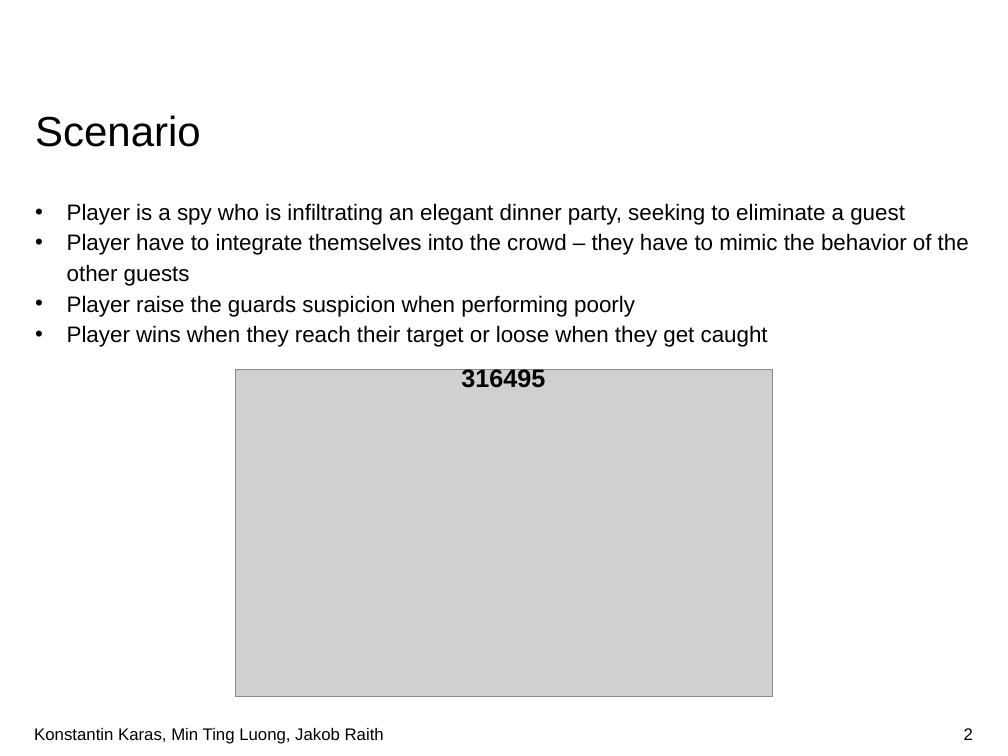
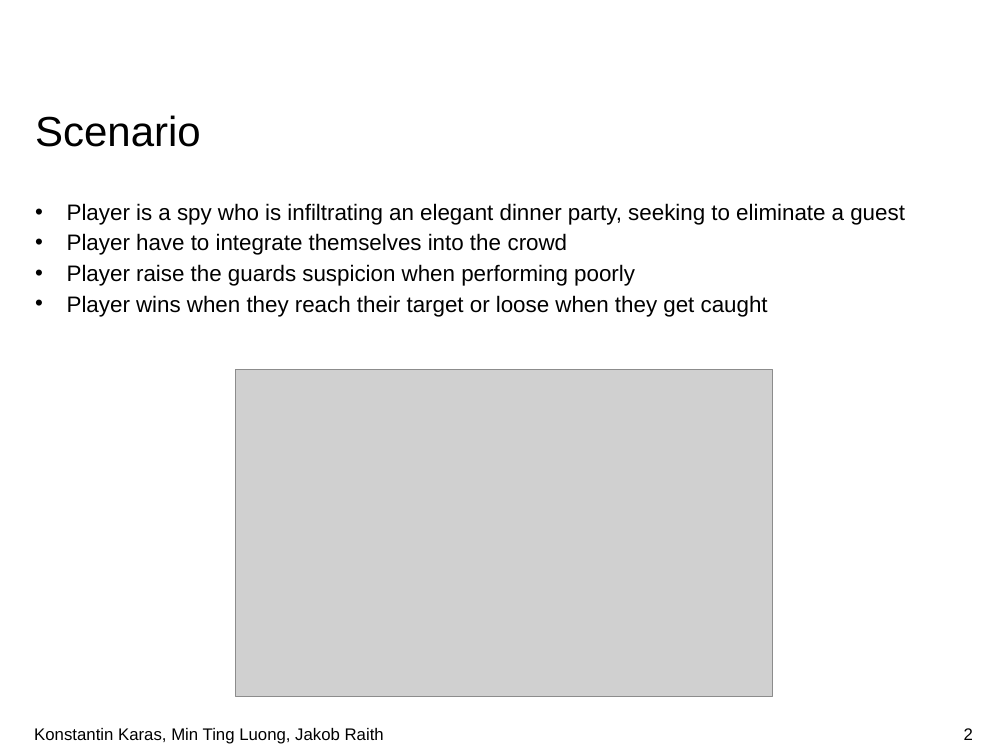
Before and after one commit to doingitraith/TaViS2019, a slide deck: slide 2 of Documents/Presentation.pptx. Drawn at 1008x756 pixels with LibreOffice and Linux fonts; fonts in the diff are those of the drawing; grey boxes stand for pictures; background and template pictures are left out. Boxes give left, top, right and bottom in pixels: in the first picture for what was removed or moved away, otherwise in the second. Text is boxed around its words. In the diff, an @@ line names an element or a change of style, - is before the commit and + after.

```diff
--- a/Documents/Presentation.pptx
+++ b/Documents/Presentation.pptx
@@ text at <box>67,233,568,255</box>: text changed @@
-• Player have to integrate themselves into the crowd – they have to mimic the behavior of the other guests
+• Player have to integrate themselves into the crowd
@@ text removed at <box>461,367,545,388</box> @@
-316495
```
Also in this commit, not shown: 3 other slides changed, 1 other file.
